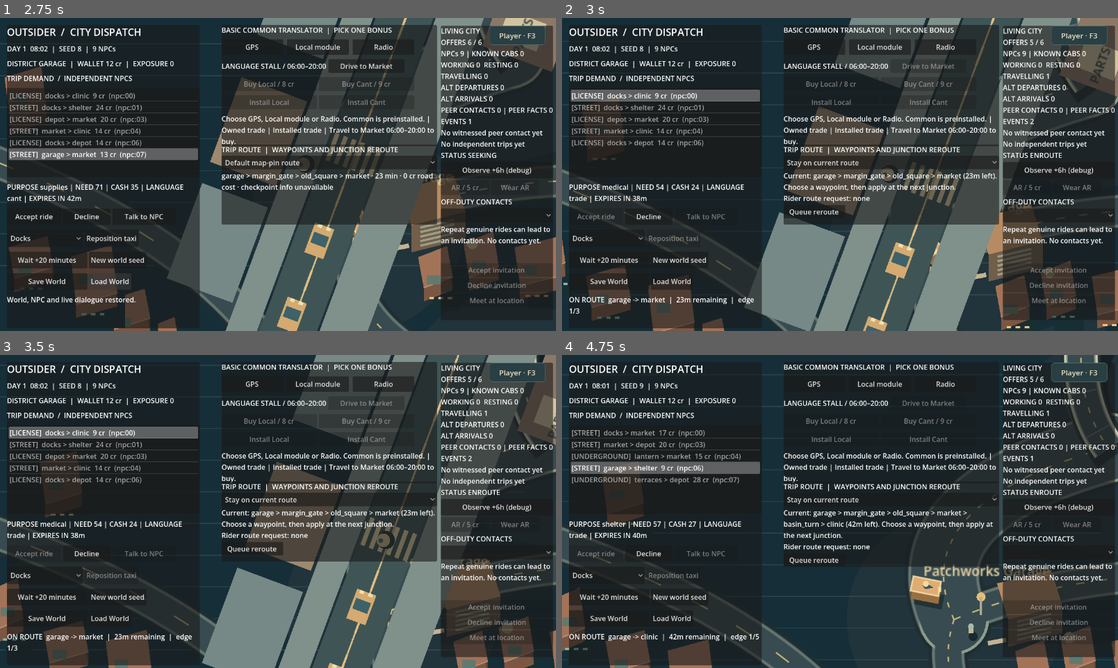
Above: before the commit, frames 1-4 (two rows, left to right).
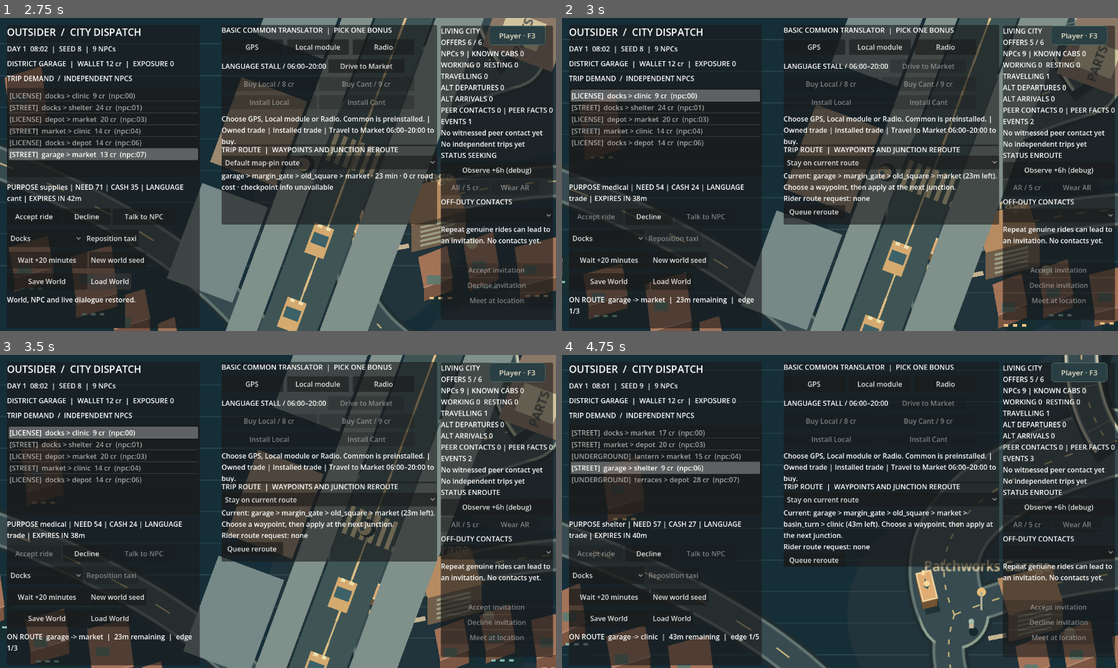
Above: after the commit, the same moments.

Repository: MohamedXIV/outsider-driver-2d
Game: Godot game, scene res://scenes/sandbox.tscn
The game is run twice, just before and just after one commit, with the same random seed, the same clock (stepped at 60 frames per second) and the same inputs.
Inputs:
- Up to frame 1 (2.75 s): click "Debug · F3" at 0.5 s; click "Save World" at 1.25 s; click "Load World" at 2 s
- Up to frame 2 (3 s): click "Accept ride" at 2.75 s
- Up to frame 3 (3.5 s): no input
- Up to frame 4 (4.75 s): click "New world seed" at 3.5 s; click "Accept ride" at 4.25 s

Frame 1 is identical in both runs. In frame 2, 7.0% of the frame differs, in the area x 0-100%, y 0-100%; in frame 3, 22%; in frame 4, 5.0%.

Commit message:
feat(traffic): execute nearby World vehicles in the main scene

Diff:
--- a/scripts/sandbox/sandbox_main.gd
+++ b/scripts/sandbox/sandbox_main.gd
@@ -69,6 +69,7 @@
 var _selected_id: String = ""
 var _notice_text: String = "Patchworks Garage, Outer Margin. Your shift begins at home."
 var _elapsed: float = 0.0
+var _vehicle_corridor: SandboxWorldVehicleCorridor
 var _conversation: SandboxConversation
 var _last_intent: String = ""
 var _last_outcome: String = ""
@@ -92,6 +93,9 @@
 
 func _ready() -> void:
 	_city.world = _world
+	_vehicle_corridor=SandboxWorldVehicleCorridor.new()
+	_city.add_child(_vehicle_corridor)
+	_vehicle_corridor.attach(_world)
 	for district in SandboxRoads.DISTRICTS:
 		_districts.add_item(district.capitalize())
 	_districts.select(0)
@@ -160,6 +164,7 @@
 		if _reveal_elapsed >= REVEAL_SECONDS:
 			_finish_language_reveal()
 	if _world.meeting_in_progress():
+		_world.vehicle_fraction=0.0
 		_elapsed = 0.0 # Freeze automatic ticks while the player is choosing at the meeting.
 		_city.visual_fraction = 0.0
 		_city.queue_redraw()
@@ -171,14 +176,23 @@
 	_sync_passenger_alight()
 	_update_player_crossing_yield()
 	_update_shuttle_crossing_yields()
-	_elapsed += maxf(delta, 0.0)
-	while _elapsed >= REAL_SECONDS_PER_STEP:
-		_elapsed -= REAL_SECONDS_PER_STEP
-		_update_player_crossing_yield()
-		_update_shuttle_crossing_yields()
-		_world.advance(1)
-		_sync_passenger_alight()
-		_render()
+	_vehicle_corridor.attach(_world)
+	var physical_left: float=maxf(delta,0.0)
+	while physical_left>.0000001:
+		var slice: float=minf(physical_left,REAL_SECONDS_PER_STEP-_elapsed)
+		_world.vehicle_fraction=_elapsed/REAL_SECONDS_PER_STEP
+		_vehicle_corridor.step(slice)
+		_elapsed+=slice
+		physical_left-=slice
+		if _elapsed>=REAL_SECONDS_PER_STEP-.0000001:
+			_elapsed=0.0
+			_update_player_crossing_yield()
+			_update_shuttle_crossing_yields()
+			_world.advance_elapsed(1)
+			_sync_passenger_alight()
+			_render()
+	_world.vehicle_fraction=_elapsed/REAL_SECONDS_PER_STEP
+	_vehicle_corridor.reconcile()
 	# Nearby NPCs keep walking when the player's taxi is parked. The visual
 	# fraction belongs to presentation time, NOT the player's travel state.
 	_city.visual_fraction = clampf(_elapsed / REAL_SECONDS_PER_STEP, 0.0, 1.0)
@@ -648,6 +662,7 @@
 	_reset_passenger_alight()
 	_reset_local_pedestrian()
 	_world = SandboxWorld.new(_world.seed + 1)
+	_vehicle_corridor.attach(_world)
 	_conversation = null
 	_last_intent = ""
 	_last_outcome = ""
@@ -706,6 +721,8 @@
 	_meeting_dialogue = null
 	_route_waypoint = ""
 	_elapsed = float(bundle.get("presentation",{}).get("clock_fraction",0.0))
+	_world.vehicle_fraction=_elapsed/REAL_SECONDS_PER_STEP
+	_vehicle_corridor.attach(_world)
 	_city.visual_fraction=_elapsed
 	_ui_locale=str(bundle.get("presentation",{}).get("locale",_ui_locale))
 	_reduced_motion=bool(bundle.get("presentation",{}).get("reduced_motion",_reduced_motion))
--- a/scripts/sandbox/sandbox_pedestrian_actor.gd
+++ b/scripts/sandbox/sandbox_pedestrian_actor.gd
@@ -22,7 +22,7 @@
 
 func _ready() -> void:
 	collision_layer = 2
-	collision_mask = 2 | 4 | 8
+	collision_mask = 2 | 4 | 8 | 16
 	var shape: CollisionShape2D = CollisionShape2D.new()
 	var circle: CircleShape2D = CircleShape2D.new()
 	circle.radius = SandboxStreetModule.PEDESTRIAN_RADIUS
--- a/scripts/sandbox/sandbox_vehicle_execution.gd
+++ b/scripts/sandbox/sandbox_vehicle_execution.gd
@@ -140,7 +140,7 @@
 	var state: Dictionary=world.vehicle_execution.get(id,{})
 	if travel.is_empty() or state.is_empty() or not bool(state["native"]) \
 			or not is_finite(at) or not is_finite(speed) or not is_finite(heading) \
-			or at<float(state["progress"])-EPSILON or at>float(travel["base"])+LOOKAHEAD_MINUTES+EPSILON \
+			or at<float(state["progress"])-EPSILON or at>float(travel["base"])+world.vehicle_fraction+LOOKAHEAD_MINUTES+EPSILON \
 			or speed<0.0 or speed>SandboxVehicleKinematics.CRUISE+EPSILON \
 			or not ["","motion","vehicle","pedestrian","junction","world_crossing","arrival"].has(reason): return false
 	if bool(travel["held"]) and (absf(at-float(state["progress"]))>EPSILON or absf(angle_difference(float(state["heading"]),heading))>EPSILON): return false
@@ -151,7 +151,7 @@
 	if not where.is_finite(): where=point(travel,at)
 	if where.distance_to(point(travel,at))>.5: return false
 	state["x"]=where.x;state["y"]=where.y
-	state["progress"]=minf(at,float(travel["base"])+LOOKAHEAD_MINUTES)
+	state["progress"]=minf(at,float(travel["base"])+world.vehicle_fraction+LOOKAHEAD_MINUTES)
 	state["speed"]=speed
 	state["heading"]=wrapf(heading,-PI,PI)
 	state["reason"]=reason
@@ -171,7 +171,7 @@
 			world.vehicle_execution.erase(id);continue
 		if travel["held"]: continue # existing validated zebra wait owns this minute
 		if not bool(state["native"]):
-			state["progress"]=progress(world,str(id),world.vehicle_fraction,1)
+			state["progress"]=progress(world,str(id),0.0,1)
 			var here: Vector2=point(travel,float(state["progress"]))
 			state["x"]=here.x;state["y"]=here.y
 		if float(state["progress"])+EPSILON>=float(travel["base"])+1.0: continue
@@ -230,7 +230,7 @@
 					or nodes!=npc.get("transit_nodes",[]) \
 					or state["source"]!=str(npc.get("transit_from_offer",""))+":"+str(npc.get("transit_started",0)): return false
 			base=float(int(value["minute"])-int(npc["transit_started"])-int(npc.get("transit_pause_minutes",0)))
-		if float(state["progress"])<base-EPSILON or float(state["progress"])>base+LOOKAHEAD_MINUTES+EPSILON: return false
+		if float(state["progress"])<base-EPSILON or float(state["progress"])>base+float(value.get("vehicle_fraction",0.0))+LOOKAHEAD_MINUTES+EPSILON: return false
 		var entered: bool=false
 		for event in value["events"]:
 			if event.get("kind","")=="vehicle_execution_entered" and event.get("subject","")==id \
--- a/scripts/sandbox/sandbox_world.gd
+++ b/scripts/sandbox/sandbox_world.gd
@@ -242,8 +242,11 @@
 func _advance_minutes(minutes: int, physical_elapsed: bool) -> bool:
 	if meeting_in_progress() or minutes <= 0 or minutes % STEP_MINUTES != 0:
 		return false
+	var origin_fraction: float=vehicle_fraction
 	for i in range(minutes / STEP_MINUTES):
-		if not physical_elapsed and vehicle_executor.is_valid(): vehicle_executor.call(1.0)
+		if not physical_elapsed and vehicle_executor.is_valid():
+			vehicle_executor.call(1.0-vehicle_fraction)
+		vehicle_fraction=0.0
 		var execution_ready: bool=SandboxVehicleExecution.before_tick(self)
 		minute += STEP_MINUTES
 		for npc in residents:
@@ -267,6 +270,9 @@
 		SandboxDispatch.refresh(residents, offers, minute, seed)
 		SandboxVehicleExecution.prune(self)
 		SandboxVehicleJunctions.release_cleared(self)
+	if not physical_elapsed:
+		if vehicle_executor.is_valid() and origin_fraction>0.0: vehicle_executor.call(origin_fraction)
+		vehicle_fraction=origin_fraction
 	return true
 
 
@@ -614,6 +620,7 @@
 		"remaining_minutes": remaining_minutes, "route_nodes": route_nodes.duplicate(),
 		"route_segment": route_segment, "route_edge_elapsed": route_edge_elapsed,
 		"route_hold_id": route_hold_id,
+		"vehicle_fraction":vehicle_fraction,
 		"vehicle_execution":vehicle_execution.duplicate(true),
 		"vehicle_parking":vehicle_parking.duplicate(true),
 		"vehicle_junctions":vehicle_junctions.duplicate(true),
@@ -943,6 +950,8 @@
 				valid_engagement=true
 		if not valid_engagement or not active.is_empty() or not relocation.is_empty(): return false
 
+	var saved_fraction: Variant=value.get("vehicle_fraction",0.0)
+	if not (saved_fraction is float or saved_fraction is int) or not is_finite(float(saved_fraction)) or float(saved_fraction)<0.0 or float(saved_fraction)>=1.0: return false
 	if not SandboxVehicleParking.valid_snapshot(value) or not SandboxVehicleExecution.valid_snapshot(value) or not SandboxVehicleJunctions.valid_snapshot(value): return false
 	seed = int(value.get("seed", 1))
 	minute = int(value["minute"])
@@ -976,6 +985,7 @@
 	pending_route_nodes = pending.duplicate()
 	rider_route_request = request.duplicate(true)
 	route_hold_id=held
+	vehicle_fraction=float(saved_fraction)
 	vehicle_execution=value.get("vehicle_execution",{}).duplicate(true)
 	vehicle_parking=value.get("vehicle_parking",{}).duplicate(true)
 	vehicle_junctions=value.get("vehicle_junctions",{}).duplicate(true)
--- a/scripts/sandbox/sandbox_world_vehicle_body.gd
+++ b/scripts/sandbox/sandbox_world_vehicle_body.gd
@@ -28,7 +28,7 @@
 func _at_distance(travel: Dictionary,start: float,distance: float) -> float:
 	var origin: Vector2=SandboxVehicleExecution.point(travel,start)
 	var low: float=start
-	var high: float=minf(float(travel["base"])+SandboxVehicleExecution.LOOKAHEAD_MINUTES,
+	var high: float=minf(float(travel["base"])+world.vehicle_fraction+SandboxVehicleExecution.LOOKAHEAD_MINUTES,
 		float(SandboxRoads.path_minutes(SandboxVehicleExecution.nodes_of(travel))))
 	for iteration in range(24):
 		var middle: float=(low+high)*.5
--- /dev/null
+++ b/scripts/sandbox/sandbox_world_vehicle_corridor.gd
@@ -0,0 +1,75 @@
+class_name SandboxWorldVehicleCorridor
+extends Node2D
+
+# Scene lifetime adapter. The World owns journeys, reservations and delays;
+# this bounded set of invisible bodies supplies collision execution only.
+const ENTER_RADIUS: float=420.0
+const LEAVE_RADIUS: float=540.0
+var world: SandboxWorld
+var bodies: Dictionary={}
+
+func attach(state: SandboxWorld) -> void:
+	if world==state: return
+	_clear(false)
+	world=state
+	world.vehicle_executor=step
+	reconcile()
+
+func _clear(handoff: bool) -> void:
+	if world!=null and world.vehicle_executor==step: world.vehicle_executor=Callable()
+	for id in bodies.keys(): _remove(str(id),handoff)
+
+func _exit_tree() -> void:
+	_clear(true)
+
+func _remove(id: String,handoff: bool) -> void:
+	var body: SandboxWorldVehicleBody=bodies[id]
+	if handoff: body.release(world.vehicle_fraction)
+	body.collision_layer=0
+	body.collision_mask=0
+	body.queue_free()
+	bodies.erase(id)
+
+func _eligible(id: String) -> bool:
+	var trip: Dictionary=SandboxVehicleExecution.trip(world,id)
+	if trip.is_empty(): return false
+	var segment: Dictionary=SandboxVehicleExecution.segment(trip,SandboxVehicleExecution.progress(world,id,world.vehicle_fraction))
+	return not segment.is_empty() and SandboxDirectedLanes.has_profile(segment["from"],segment["to"]) \
+		and SandboxRoads.map_position(segment["from"]).y==0.0 and SandboxRoads.map_position(segment["to"]).y==0.0
+
+func reconcile() -> void:
+	if world==null: return
+	var focus: Vector2=SandboxCityView.project(world.player_position(world.vehicle_fraction))
+	var candidates: Array[String]=["player"]
+	for npc in world.residents:
+		if npc.get("transit_method","")=="shuttle": candidates.append(str(npc["id"]))
+	for id in bodies.keys():
+		if not world.vehicle_execution.has(id) or not candidates.has(id) or not _eligible(str(id)) or bodies[id].position.distance_to(focus)>LEAVE_RADIUS:
+			_remove(str(id),true)
+	for id in candidates:
+		if bodies.has(id) or not _eligible(id): continue
+		var at: Vector2=SandboxVehicleExecution.screen(world,id,world.vehicle_fraction)
+		if at.distance_to(focus)>ENTER_RADIUS: continue
+		var body: SandboxWorldVehicleBody=SandboxWorldVehicleBody.new()
+		add_child(body)
+		if body.bind(world,id,world.vehicle_fraction): bodies[id]=body
+		else: body.queue_free()
+
+	# A restored native cursor outside this loaded corridor must resume
+	# aggregate execution rather than hold an unseen shuttle indefinitely.
+	for id in world.vehicle_execution.keys():
+		if not bodies.has(id) and bool(world.vehicle_execution[id]["native"]):
+			SandboxVehicleExecution.unbind(world,str(id),world.vehicle_fraction)
+
+func step(seconds: float) -> void:
+	if world==null or not is_finite(seconds) or seconds<=0.0: return
+	reconcile()
+	var left: float=seconds
+	while left>.0000001:
+		var dt: float=minf(left,1.0/60.0)
+		# Stable genuine IDs make same-frame reservation admission deterministic.
+		var ids: Array=bodies.keys()
+		ids.sort()
+		for id in ids:
+			if not SandboxVehicleExecution.trip(world,str(id)).is_empty(): bodies[id].step(dt)
+		left-=dt
--- a/tests/test_vehicle_execution.gd
+++ b/tests/test_vehicle_execution.gd
@@ -1,6 +1,7 @@
 extends SceneTree
 
 func _initialize() -> void:
+	_fractional_clock()
 	var world: SandboxWorld=SandboxWorld.new(9)
 	var offer: Dictionary={}
 	for item in world.open_offers():
@@ -56,3 +57,38 @@
 	assert(SandboxWorld.new().restore_snapshot(municipal.snapshot()))
 	print("VEHICLE_EXECUTION_PASS genuine fare, bounded reports, held city ticks, source validation, continuous handoff, once-only settlement")
 	quit()
+
+func _fractional_clock() -> void:
+	var world: SandboxWorld=SandboxWorld.new(9)
+	assert(world.reposition("clinic"))
+	world.vehicle_fraction=.6
+	var slices: Array[float]=[]
+	world.vehicle_executor=func(seconds: float)->void: slices.append(seconds)
+	assert(world.advance(2))
+	assert(slices.size()==3 and is_equal_approx(slices[0],.4) and is_equal_approx(slices[1],1.0) and is_equal_approx(slices[2],.6))
+	assert(is_equal_approx(world.vehicle_fraction,.6))
+	var restored: SandboxWorld=SandboxWorld.new()
+	assert(restored.restore_snapshot(world.snapshot()))
+	assert(is_equal_approx(restored.vehicle_fraction,.6))
+	for invalid in [-.1,1.0,INF,NAN,"0.5"]:
+		var corrupt: Dictionary=world.snapshot()
+		corrupt["vehicle_fraction"]=invalid
+		assert(not SandboxWorld.new().restore_snapshot(corrupt))
+	# A legal near-horizon handoff can return beyond base+2 at a late fraction.
+	var moving: SandboxWorld=SandboxWorld.new(8)
+	assert(moving.reposition("market","margin_gate"))
+	assert(SandboxVehicleExecution.bind(moving,"player"))
+	assert(SandboxVehicleExecution.report(moving,"player",1.9,1.0,0.0,"motion"))
+	SandboxVehicleExecution.unbind(moving,"player",.1)
+	assert(moving.advance(1))
+	moving.vehicle_fraction=.9
+	var before: Vector2=SandboxVehicleExecution.screen(moving,"player",.9)
+	assert(SandboxVehicleExecution.bind(moving,"player",.9))
+	var cursor: float=float(moving.vehicle_execution["player"]["progress"])
+	assert(cursor>3.0)
+	assert(SandboxVehicleExecution.report(moving,"player",cursor,1.0,0.0,"motion"))
+	assert(SandboxVehicleExecution.screen(moving,"player",.9).distance_to(before)<.001)
+	assert(SandboxWorld.new().restore_snapshot(moving.snapshot()))
+	var legacy: Dictionary=world.snapshot()
+	legacy.erase("vehicle_fraction")
+	assert(restored.restore_snapshot(legacy) and restored.vehicle_fraction==0.0)
--- /dev/null
+++ b/tests/test_world_vehicle_corridor_scene.gd
@@ -0,0 +1,35 @@
+extends SceneTree
+
+func _initialize() -> void:
+	call_deferred("_run")
+
+func _run() -> void:
+	var world: SandboxWorld=SandboxWorld.new(8)
+	assert(world.reposition("market","margin_gate"))
+	var corridor: SandboxWorldVehicleCorridor=SandboxWorldVehicleCorridor.new()
+	root.add_child(corridor)
+	corridor.attach(world)
+	assert(corridor.bodies.has("player"))
+	await physics_frame
+	var initial: Vector2=corridor.bodies["player"].position
+	for frame in range(60):
+		corridor.step(1.0/60.0)
+		world.vehicle_fraction=float(frame+1)/60.0 if frame<59 else 0.0
+		await physics_frame
+	assert(corridor.bodies["player"].position.distance_to(initial)>1.0)
+	assert(world.advance_elapsed(1))
+	assert(SandboxWorld.new().restore_snapshot(world.snapshot()))
+	var copy: SandboxWorld=SandboxWorld.new()
+	assert(copy.restore_snapshot(world.snapshot()))
+	var saved: Vector2=corridor.bodies["player"].position
+	corridor.attach(copy)
+	assert(corridor.bodies["player"].position.distance_to(saved)<.001)
+	assert(not world.vehicle_executor.is_valid())
+	assert(copy.vehicle_executor.is_valid())
+	assert(copy.advance(2))
+	assert(SandboxWorld.new().restore_snapshot(copy.snapshot()))
+	corridor.queue_free()
+	await process_frame
+	assert(not copy.vehicle_executor.is_valid())
+	print("WORLD_VEHICLE_CORRIDOR_PASS automatic genuine ID, execution, exact reload, old World detach, canonical time skip")
+	quit()
Not shown, changed: docs/R05_WORLD_VEHICLE_EXECUTION.md
